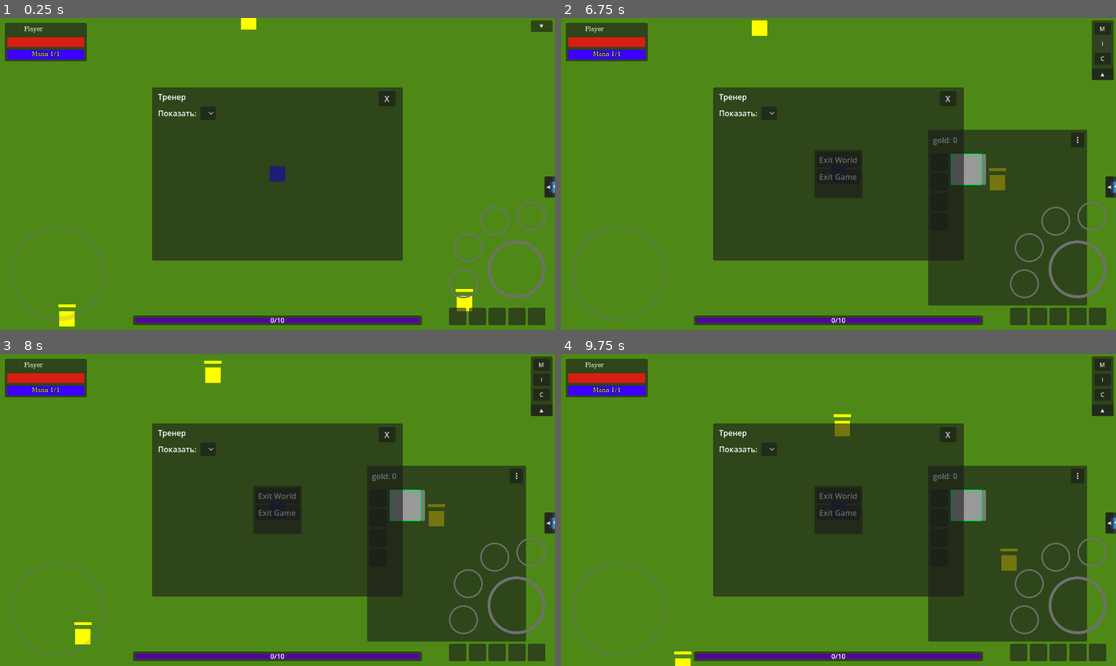
Above: before the commit, frames 1-4 (two rows, left to right).
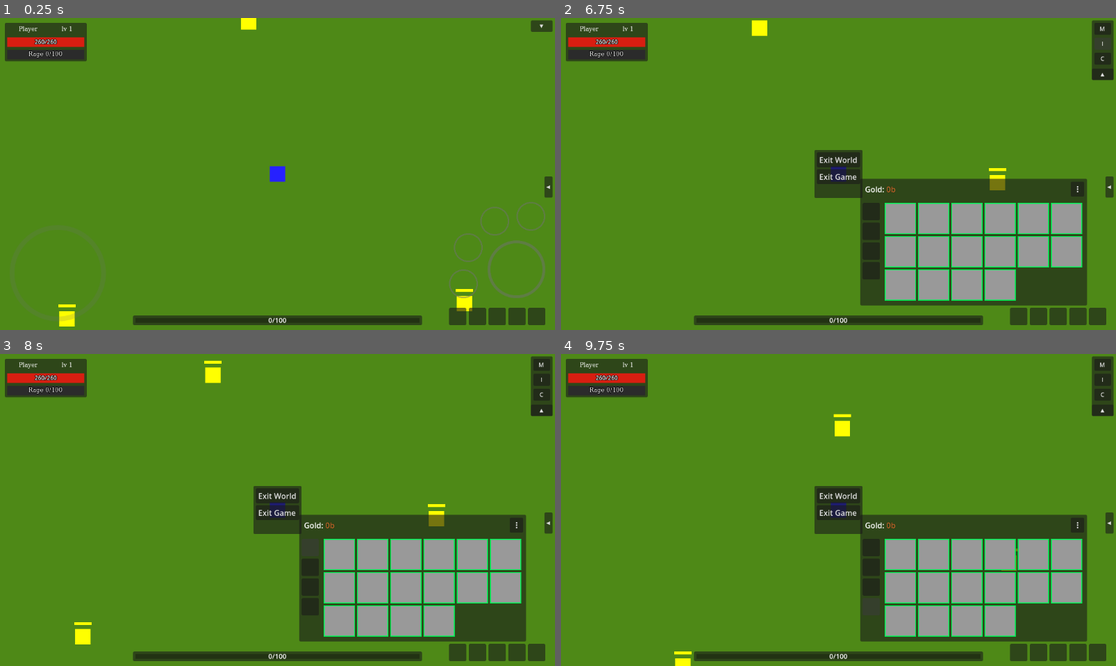
Above: after the commit, the same moments.

Repository: denisshkytko/mmo-mvp-godot
Game: Godot game, scene res://game/scenes/Main.tscn
The game is run twice, just before and just after one commit, with the same random seed, the same clock (stepped at 60 frames per second) and the same inputs. This scene is started directly instead of the project's main scene. The engine's default icon, where the game draws it, is replaced by a stand-in: a white triangle on a blue panel in a dark square.
Inputs (mouse positions are in pixels of both pictures, inside the frame that each line leads up to; where the layout moved, square brackets give the same spot in the first picture):
- Up to frame 1 (0.25 s): no input
- Up to frame 2 (6.75 s): drag from (616, 273) to (1043, 289) at 0.52 s; click (1016, 317) at 1.25 s; click (1038, 317) at 2 s; click (1060, 317) at 2.75 s; click (1077, 317) at 3.5 s; click (1099, 317) at 4.25 s; click "▼" at 5 s; click "M" at 5.75 s; click "I" at 6.5 s
- Up to frame 3 (8 s): click (310, 547) [377, 497] at 7.25 s
- Up to frame 4 (9.75 s): click (871, 566) [938, 519] at 8 s; click (871, 588) [938, 538] at 8.75 s; click (871, 606) [938, 556] at 9.5 s

The runs differ from the first frame. In frame 1, 27% of the frame differs, in the area x 1-100%, y 2-98%; in frame 2, 36%; in frame 3, 36%; in frame 4, 36%.
Error before the commit: Parse Error: Expected variable name after "var". (res://core/abilities/ability_database.gd:151)

Commit message:
Fix AbilityDB parse error and tighten buff HUD typing

Diff:
--- a/core/abilities/ability_database.gd
+++ b/core/abilities/ability_database.gd
@@ -148,10 +148,10 @@
 					_register_def(res)
 				else:
 					var script_ref: Variant = null
-					var class_name: String = ""
+					var resource_class: String = ""
 					if res != null:
 						script_ref = res.get_script()
-						class_name = res.get_class()
-					push_warning("[AbilityDB] not AbilityDefinition: %s script=%s class=%s" % [full_path, str(script_ref), class_name])
+						resource_class = res.get_class()
+					push_warning("[AbilityDB] not AbilityDefinition: %s script=%s class=%s" % [full_path, str(script_ref), resource_class])
 		name = dir.get_next()
 	dir.list_dir_end()
--- a/ui/game/hud/buffs_aura/buff_aura_flyout.gd
+++ b/ui/game/hud/buffs_aura/buff_aura_flyout.gd
@@ -30,7 +30,7 @@
 		btn.custom_minimum_size = _ref_size
 		btn.pressed.connect(_on_subslot_pressed.bind(i))
 		if ability_db != null:
-			var def := ability_db.get_ability(ability_id)
+			var def: AbilityDefinition = ability_db.get_ability(ability_id)
 			if def != null:
 				btn.texture_normal = def.icon
 				btn.texture_pressed = def.icon
--- a/ui/game/hud/buffs_aura_hud.gd
+++ b/ui/game/hud/buffs_aura_hud.gd
@@ -290,7 +290,7 @@
 		return
 	var icon: Texture2D = null
 	if ability_id != "" and _ability_db != null:
-		var def := _ability_db.get_ability(ability_id)
+		var def: AbilityDefinition = _ability_db.get_ability(ability_id)
 		if def != null:
 			icon = def.icon
 	button.texture_normal = icon
